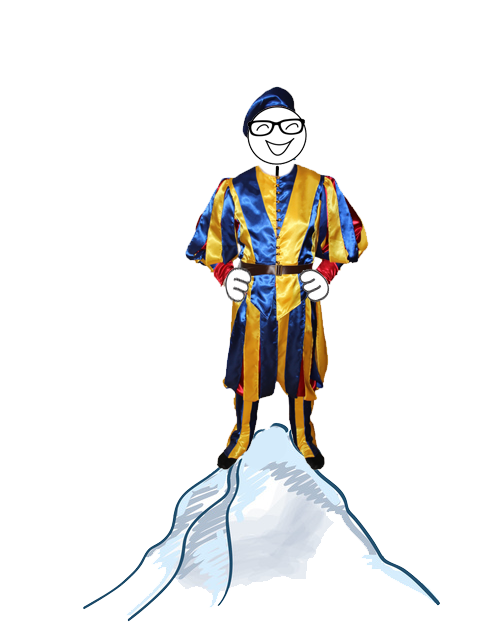
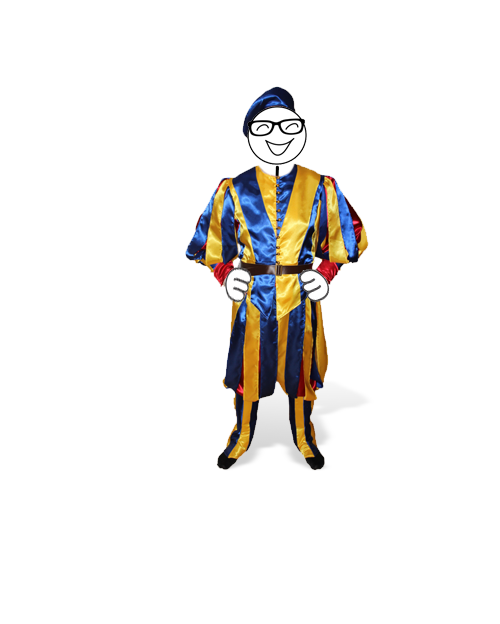
Layers edited between the first and the second 500 x 624 image:
added layer "Ebene 1 Kopie" (20%) above "Ebene 6" over (x1=223, y1=381, x2=371, y2=472)
hid "Ebene 4" over (x1=83, y1=158, x2=440, y2=622)
